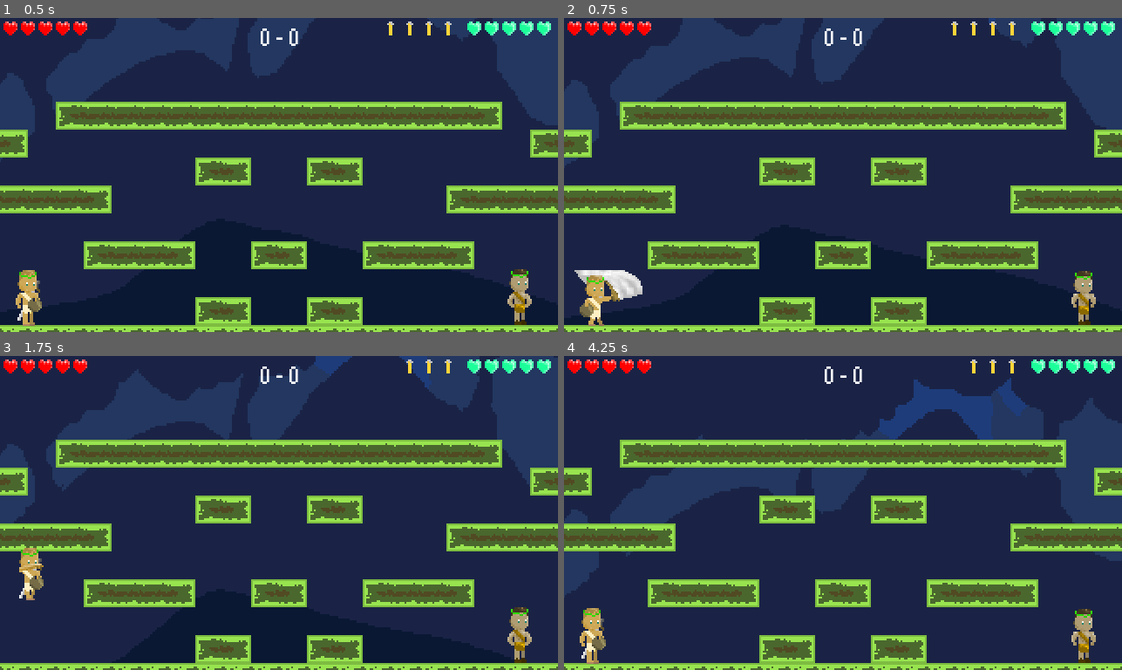
Above: before the commit, frames 1-4 (two rows, left to right).
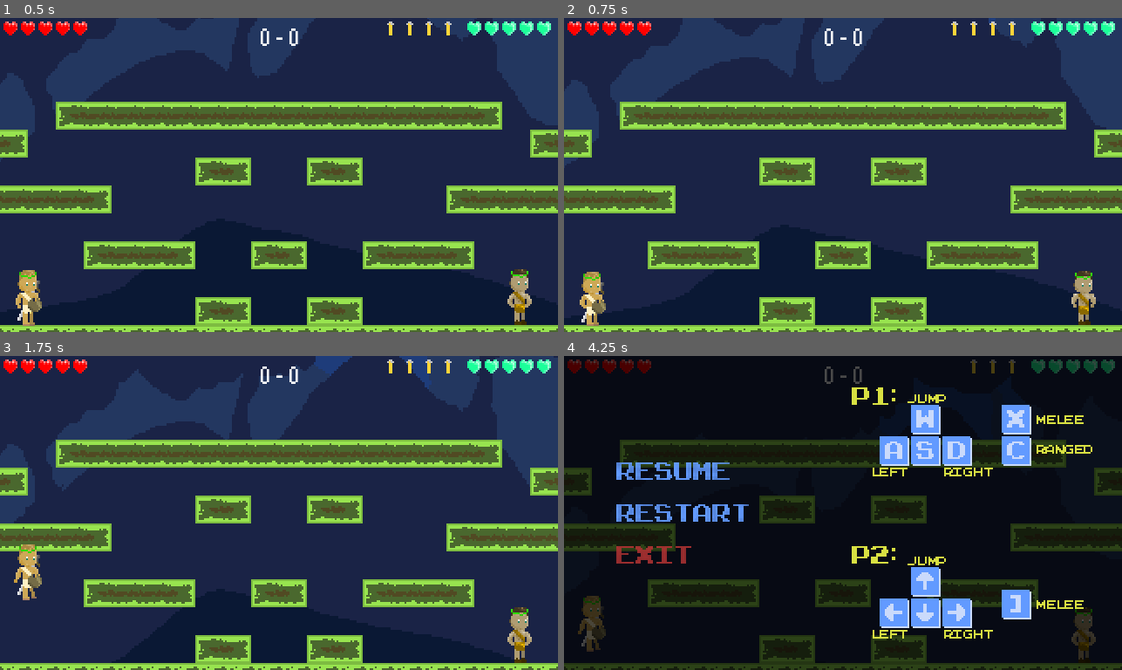
Above: after the commit, the same moments.

Repository: m4tthw-xu/Prometheus
Game: Godot game, scene res://Multiplayer.tscn
Same seed, same stepped clock (60 frames per second), same inputs: the game is played once before the commit and once after it. This scene is started directly instead of the project's main scene.
Inputs:
- Up to frame 1 (0.5 s): no input
- Up to frame 2 (0.75 s): tap Enter at 0.5 s; tap G (ui_g) at 0.6 s
- Up to frame 3 (1.75 s): tap Space (ui_accept) at 0.77, 1.07, 1.52 s; tap H (ui_h) at 0.8, 1.35 s; tap T (ui_t) at 1.55 s
- Up to frame 4 (4.25 s): tap Space (ui_accept) at 1.82, 3.02, 3.32, 3.77, 4.07 s; tap T (ui_t) at 2.1 s; tap C (ui_c, bound only after the commit) at 2.3, 2.85 s; tap V (ui_v, bound only after the commit) at 3.05, 3.6 s; tap X (ui_x, bound only after the commit) at 3.8 s; tap Escape (ui_cancel) at 4.15 s

Frame 1 is identical in both runs. In frame 2, 1.1% of the frame differs, in the area x 1-15%, y 80-99%; in frame 3, 0.4%; in frame 4, 100%, in the area x 0-100%, y 0-100%.

Commit message:
Bug fixes

Diff:
--- a/Prometheus/CharCreate.tscn
+++ b/Prometheus/CharCreate.tscn
@@ -1,8 +1,9 @@
-[gd_scene load_steps=22 format=2]
+[gd_scene load_steps=24 format=2]
 
 [ext_resource path="res://intro5(charactercreation).png" type="Texture" id=1]
 [ext_resource path="res://customPlayer.tscn" type="PackedScene" id=2]
 [ext_resource path="res://CharCreateMain.gd" type="Script" id=3]
+[ext_resource path="res://Fonts/orange kid.ttf" type="DynamicFontData" id=4]
 
 [sub_resource type="Theme" id=1]
 
@@ -136,6 +137,10 @@
 
 [sub_resource type="StyleBoxFlat" id=18]
 bg_color = Color( 0.6, 0.6, 0.6, 0 )
+
+[sub_resource type="DynamicFont" id=19]
+size = 12
+font_data = ExtResource( 4 )
 
 [node name="Node2D" type="Node2D"]
 script = ExtResource( 3 )
@@ -558,6 +563,18 @@
 custom_styles/pressed = SubResource( 16 )
 custom_styles/focus = SubResource( 17 )
 custom_styles/normal = SubResource( 18 )
+__meta__ = {
+"_edit_use_anchors_": false
+}
+
+[node name="Label" type="Label" parent="."]
+margin_left = 4.0
+margin_top = 165.0
+margin_right = 184.0
+margin_bottom = 180.0
+custom_fonts/font = SubResource( 19 )
+text = "Press SPACE to continue"
+align = 1
 __meta__ = {
 "_edit_use_anchors_": false
 }
--- a/Prometheus/CharCreateMain.gd
+++ b/Prometheus/CharCreateMain.gd
@@ -13,5 +13,5 @@
 
 # Called every frame. 'delta' is the elapsed time since the previous frame.
 func _process(delta):
-	if Input.is_action_just_pressed("ui_cancel"):
+	if Input.is_action_just_pressed("ui_cancel") or Input.is_action_just_pressed("ui_accept"):
 		get_tree().change_scene("res://intropart2.tscn")
--- a/Prometheus/Gaea.gd
+++ b/Prometheus/Gaea.gd
@@ -39,6 +39,8 @@
 
 var gaea_x_pos = 0;
 var facing = "left"
+
+var max_golem_count = 2
 
 func _randomize_golem_spawn():
 	golem_x_spawn_rand.randomize()
@@ -130,7 +132,7 @@
 func _on_AttackTimer_timeout():
 	if previous_animation != "dead":
 
-		if MasterData.golem_count < 3 && !is_dead:
+		if MasterData.golem_count < max_golem_count && !is_dead:
 			jump_disable = true
 			$AnimatedSprite.play("attack")
 			var golem = GOLEM.instance()
--- a/Prometheus/GaeaFight.tscn
+++ b/Prometheus/GaeaFight.tscn
@@ -7,7 +7,7 @@
 [ext_resource path="res://GaeaFight.gd" type="Script" id=5]
 [ext_resource path="res://forestBoss.mp3" type="AudioStream" id=6]
 
-[node name="Node2D" type="Node2D"]
+[node name="GaeaFight" type="Node2D"]
 script = ExtResource( 5 )
 
 [node name="AudioStreamPlayer2D" type="AudioStreamPlayer2D" parent="."]
--- a/Prometheus/Multiplayer.gd
+++ b/Prometheus/Multiplayer.gd
@@ -13,6 +13,7 @@
 	$Sprite.position.y = $Sprite.position.y + speed
 
 func _physics_process(delta):
+
 	if $Sprite.position.y <= -1792:
 		speed = 0.25
 	elif $Sprite.position.y >= 2000:
--- a/Prometheus/Multiplayer.tscn
+++ b/Prometheus/Multiplayer.tscn
@@ -7,6 +7,11 @@
 [ext_resource path="res://Player2.tscn" type="PackedScene" id=5]
 [ext_resource path="res://Sprites/full_heart2.png" type="Texture" id=6]
 [ext_resource path="res://backbanner.png" type="Texture" id=7]
+[ext_resource path="res://Sprites/resume_button.png" type="Texture" id=8]
+[ext_resource path="res://Sprites/exit_button.png" type="Texture" id=9]
+[ext_resource path="res://Sprites/restart_button.png" type="Texture" id=10]
+[ext_resource path="res://Sprites/2playerpausemenucontrol-export.png" type="Texture" id=11]
+[ext_resource path="res://MultiplayerPause.gd" type="Script" id=12]
 
 [sub_resource type="DynamicFont" id=1]
 font_data = ExtResource( 3 )
@@ -60,3 +65,70 @@
 [node name="heart5" type="Sprite" parent="."]
 position = Vector2( 272, 6 )
 texture = ExtResource( 6 )
+
+[node name="CanvasLayer" type="CanvasLayer" parent="."]
+
+[node name="MultiplayerPause" type="Control" parent="CanvasLayer"]
+pause_mode = 2
+visible = false
+margin_right = 320.0
+margin_bottom = 180.0
+script = ExtResource( 12 )
+__meta__ = {
+"_edit_use_anchors_": false
+}
+
+[node name="ColorRect" type="ColorRect" parent="CanvasLayer/MultiplayerPause"]
+margin_right = 320.0
+margin_bottom = 180.0
+color = Color( 0, 0, 0, 0.709804 )
+__meta__ = {
+"_edit_use_anchors_": false
+}
+
+[node name="TextureRect" type="TextureRect" parent="CanvasLayer/MultiplayerPause"]
+margin_left = 160.0
+margin_top = 13.0
+margin_right = 320.0
+margin_bottom = 193.0
+texture = ExtResource( 11 )
+__meta__ = {
+"_edit_use_anchors_": false
+}
+
+[node name="MarginContainer" type="MarginContainer" parent="CanvasLayer/MultiplayerPause"]
+margin_left = 30.0
+margin_right = 106.0
+margin_bottom = 180.0
+__meta__ = {
+"_edit_use_anchors_": false
+}
+
+[node name="VBoxContainer" type="VBoxContainer" parent="CanvasLayer/MultiplayerPause/MarginContainer"]
+margin_right = 76.0
+margin_bottom = 180.0
+rect_min_size = Vector2( 0, 180 )
+custom_constants/separation = 14
+alignment = 1
+
+[node name="Resume" type="TextureButton" parent="CanvasLayer/MultiplayerPause/MarginContainer/VBoxContainer"]
+margin_top = 61.0
+margin_right = 76.0
+margin_bottom = 71.0
+texture_normal = ExtResource( 8 )
+
+[node name="Restart" type="TextureButton" parent="CanvasLayer/MultiplayerPause/MarginContainer/VBoxContainer"]
+margin_top = 85.0
+margin_right = 76.0
+margin_bottom = 95.0
+texture_normal = ExtResource( 10 )
+
+[node name="Exit" type="TextureButton" parent="CanvasLayer/MultiplayerPause/MarginContainer/VBoxContainer"]
+margin_top = 109.0
+margin_right = 76.0
+margin_bottom = 119.0
+texture_normal = ExtResource( 9 )
+
+[connection signal="pressed" from="CanvasLayer/MultiplayerPause/MarginContainer/VBoxContainer/Resume" to="CanvasLayer/MultiplayerPause" method="_on_Resume_pressed"]
+[connection signal="pressed" from="CanvasLayer/MultiplayerPause/MarginContainer/VBoxContainer/Restart" to="CanvasLayer/MultiplayerPause" method="_on_Restart_pressed"]
+[connection signal="pressed" from="CanvasLayer/MultiplayerPause/MarginContainer/VBoxContainer/Exit" to="CanvasLayer/MultiplayerPause" method="_on_Exit_pressed"]
--- /dev/null
+++ b/Prometheus/MultiplayerPause.gd
@@ -0,0 +1,24 @@
+extends Control
+
+
+func _input(event):
+	if event.is_action_pressed("ui_pause") or event.is_action_pressed("ui_cancel"):
+		pause()
+
+func pause():
+	var new_pause_state = not get_tree().paused
+	get_tree().paused = new_pause_state
+	visible = new_pause_state
+
+
+func _on_Resume_pressed():
+	pause()
+
+
+func _on_Restart_pressed():
+	get_tree().change_scene("res://" + get_tree().get_current_scene().name + ".tscn")
+
+
+func _on_Exit_pressed():
+	pause()
+	get_tree().change_scene("res://TitleScreen.tscn")
--- a/Prometheus/Player.gd
+++ b/Prometheus/Player.gd
@@ -114,6 +114,9 @@
 		$CanvasLayer/PlayerStats/heart5.position.y = 6
 		$CanvasLayer/PlayerStats/HBoxContainer.visible = false
 
+	print(get_tree().get_current_scene().name)
+	if get_tree().get_current_scene().name.find("Gaea") != -1:
+		$Camera2D.limit_top = 0
 
 
 # tracks the time elapsed to calculate how the player accelerates
@@ -209,7 +212,7 @@
 
 
 		# player can only attack after shooting animation completes
-		if Input.is_action_just_pressed("ui_t") && MasterData.spear_charges != 0:
+		if Input.is_action_just_pressed("ui_c") && MasterData.spear_charges != 0:
 			print(MasterData.spear_charges)
 			if $AnimatedSprite.animation != "sword" and spear_delay == false:
 				is_attacking = true
@@ -235,7 +238,7 @@
 					spear.set_fireball_direction(-1)
 				get_parent().add_child(spear)
 				spear.position = $Position2D.global_position
-		if Input.is_action_just_pressed("ui_g"):
+		if Input.is_action_just_pressed("ui_x"):
 			if $AnimatedSprite.animation != "spear" and sword_delay == false:
 				is_attacking = true
 				sword_delay = true
@@ -266,7 +269,7 @@
 
 
 		#spawns a wall on left and right side of the player
-		if Input.is_action_just_pressed("ui_h"):
+		if Input.is_action_just_pressed("ui_v") and get_tree().get_current_scene().name.find("Multiplayer") == -1:
 			if is_attacking == false && wall_delay == false && on_ground == true:
 				wall_delay = true
 				$WallTimer.start()
--- a/Prometheus/Player.tscn
+++ b/Prometheus/Player.tscn
@@ -13,114 +13,114 @@
 [ext_resource path="res://Sprites/Prom/promdeath.png" type="Texture" id=11]
 [ext_resource path="res://spearitem.png" type="Texture" id=12]
 
+[sub_resource type="AtlasTexture" id=25]
+atlas = ExtResource( 7 )
+region = Rect2( 0, 0, 48, 32 )
+
+[sub_resource type="AtlasTexture" id=26]
+atlas = ExtResource( 7 )
+region = Rect2( 48, 0, 48, 32 )
+
+[sub_resource type="AtlasTexture" id=27]
+atlas = ExtResource( 7 )
+region = Rect2( 0, 32, 48, 32 )
+
+[sub_resource type="AtlasTexture" id=28]
+atlas = ExtResource( 7 )
+region = Rect2( 48, 32, 48, 32 )
+
+[sub_resource type="AtlasTexture" id=39]
+atlas = ExtResource( 11 )
+region = Rect2( 0, 0, 16, 32 )
+
+[sub_resource type="AtlasTexture" id=40]
+atlas = ExtResource( 11 )
+region = Rect2( 16, 0, 16, 32 )
+
+[sub_resource type="AtlasTexture" id=41]
+atlas = ExtResource( 11 )
+region = Rect2( 32, 0, 16, 32 )
+
+[sub_resource type="AtlasTexture" id=42]
+atlas = ExtResource( 11 )
+region = Rect2( 48, 0, 16, 32 )
+
+[sub_resource type="AtlasTexture" id=43]
+atlas = ExtResource( 11 )
+region = Rect2( 64, 0, 16, 32 )
+
+[sub_resource type="AtlasTexture" id=44]
+atlas = ExtResource( 11 )
+region = Rect2( 0, 32, 16, 32 )
+
+[sub_resource type="AtlasTexture" id=46]
+atlas = ExtResource( 11 )
+region = Rect2( 32, 32, 16, 32 )
+
+[sub_resource type="AtlasTexture" id=48]
+atlas = ExtResource( 11 )
+region = Rect2( 64, 32, 16, 32 )
+
+[sub_resource type="AtlasTexture" id=49]
+atlas = ExtResource( 11 )
+region = Rect2( 64, 64, 16, 32 )
+
+[sub_resource type="AtlasTexture" id=11]
+atlas = ExtResource( 4 )
+region = Rect2( 0, 0, 16, 32 )
+
+[sub_resource type="AtlasTexture" id=12]
+atlas = ExtResource( 4 )
+region = Rect2( 16, 0, 16, 32 )
+
+[sub_resource type="AtlasTexture" id=13]
+atlas = ExtResource( 4 )
+region = Rect2( 32, 0, 16, 32 )
+
+[sub_resource type="AtlasTexture" id=14]
+atlas = ExtResource( 4 )
+region = Rect2( 48, 0, 16, 32 )
+
+[sub_resource type="AtlasTexture" id=15]
+atlas = ExtResource( 4 )
+region = Rect2( 0, 32, 16, 32 )
+
+[sub_resource type="AtlasTexture" id=16]
+atlas = ExtResource( 4 )
+region = Rect2( 16, 32, 16, 32 )
+
+[sub_resource type="AtlasTexture" id=17]
+atlas = ExtResource( 4 )
+region = Rect2( 32, 32, 16, 32 )
+
+[sub_resource type="AtlasTexture" id=22]
+atlas = ExtResource( 6 )
+region = Rect2( 0, 0, 32, 32 )
+
+[sub_resource type="AtlasTexture" id=23]
+atlas = ExtResource( 6 )
+region = Rect2( 32, 0, 32, 32 )
+
+[sub_resource type="AtlasTexture" id=24]
+atlas = ExtResource( 6 )
+region = Rect2( 0, 32, 32, 32 )
+
+[sub_resource type="AtlasTexture" id=18]
+atlas = ExtResource( 3 )
+region = Rect2( 48, 0, 16, 32 )
+
+[sub_resource type="AtlasTexture" id=19]
+atlas = ExtResource( 3 )
+region = Rect2( 0, 32, 16, 32 )
+
+[sub_resource type="AtlasTexture" id=20]
+atlas = ExtResource( 3 )
+region = Rect2( 16, 32, 16, 32 )
+
 [sub_resource type="AtlasTexture" id=21]
 atlas = ExtResource( 3 )
 region = Rect2( 48, 0, 16, 32 )
 
-[sub_resource type="AtlasTexture" id=25]
-atlas = ExtResource( 7 )
-region = Rect2( 0, 0, 48, 32 )
-
-[sub_resource type="AtlasTexture" id=26]
-atlas = ExtResource( 7 )
-region = Rect2( 48, 0, 48, 32 )
-
-[sub_resource type="AtlasTexture" id=27]
-atlas = ExtResource( 7 )
-region = Rect2( 0, 32, 48, 32 )
-
-[sub_resource type="AtlasTexture" id=28]
-atlas = ExtResource( 7 )
-region = Rect2( 48, 32, 48, 32 )
-
-[sub_resource type="AtlasTexture" id=11]
-atlas = ExtResource( 4 )
-region = Rect2( 0, 0, 16, 32 )
-
-[sub_resource type="AtlasTexture" id=12]
-atlas = ExtResource( 4 )
-region = Rect2( 16, 0, 16, 32 )
-
-[sub_resource type="AtlasTexture" id=13]
-atlas = ExtResource( 4 )
-region = Rect2( 32, 0, 16, 32 )
-
-[sub_resource type="AtlasTexture" id=14]
-atlas = ExtResource( 4 )
-region = Rect2( 48, 0, 16, 32 )
-
-[sub_resource type="AtlasTexture" id=15]
-atlas = ExtResource( 4 )
-region = Rect2( 0, 32, 16, 32 )
-
-[sub_resource type="AtlasTexture" id=16]
-atlas = ExtResource( 4 )
-region = Rect2( 16, 32, 16, 32 )
-
-[sub_resource type="AtlasTexture" id=17]
-atlas = ExtResource( 4 )
-region = Rect2( 32, 32, 16, 32 )
-
-[sub_resource type="AtlasTexture" id=39]
-atlas = ExtResource( 11 )
-region = Rect2( 0, 0, 16, 32 )
-
-[sub_resource type="AtlasTexture" id=40]
-atlas = ExtResource( 11 )
-region = Rect2( 16, 0, 16, 32 )
-
-[sub_resource type="AtlasTexture" id=41]
-atlas = ExtResource( 11 )
-region = Rect2( 32, 0, 16, 32 )
-
-[sub_resource type="AtlasTexture" id=42]
-atlas = ExtResource( 11 )
-region = Rect2( 48, 0, 16, 32 )
-
-[sub_resource type="AtlasTexture" id=43]
-atlas = ExtResource( 11 )
-region = Rect2( 64, 0, 16, 32 )
-
-[sub_resource type="AtlasTexture" id=44]
-atlas = ExtResource( 11 )
-region = Rect2( 0, 32, 16, 32 )
-
-[sub_resource type="AtlasTexture" id=46]
-atlas = ExtResource( 11 )
-region = Rect2( 32, 32, 16, 32 )
-
-[sub_resource type="AtlasTexture" id=48]
-atlas = ExtResource( 11 )
-region = Rect2( 64, 32, 16, 32 )
-
-[sub_resource type="AtlasTexture" id=49]
-atlas = ExtResource( 11 )
-region = Rect2( 64, 64, 16, 32 )
-
-[sub_resource type="AtlasTexture" id=22]
-atlas = ExtResource( 6 )
-region = Rect2( 0, 0, 32, 32 )
-
-[sub_resource type="AtlasTexture" id=23]
-atlas = ExtResource( 6 )
-region = Rect2( 32, 0, 32, 32 )
-
-[sub_resource type="AtlasTexture" id=24]
-atlas = ExtResource( 6 )
-region = Rect2( 0, 32, 32, 32 )
-
-[sub_resource type="AtlasTexture" id=18]
-atlas = ExtResource( 3 )
-region = Rect2( 48, 0, 16, 32 )
-
-[sub_resource type="AtlasTexture" id=19]
-atlas = ExtResource( 3 )
-region = Rect2( 0, 32, 16, 32 )
-
-[sub_resource type="AtlasTexture" id=20]
-atlas = ExtResource( 3 )
-region = Rect2( 16, 32, 16, 32 )
-
 [sub_resource type="AtlasTexture" id=9]
 atlas = ExtResource( 1 )
 region = Rect2( 0, 0, 16, 32 )
@@ -131,26 +131,21 @@
 
 [sub_resource type="SpriteFrames" id=8]
 animations = [ {
-"frames": [ SubResource( 21 ) ],
-"loop": false,
-"name": "jump",
-"speed": 12.0
-}, {
 "frames": [ SubResource( 25 ), SubResource( 26 ), SubResource( 27 ), SubResource( 28 ) ],
 "loop": false,
 "name": "sword",
 "speed": 15.0
+}, {
+"frames": [ SubResource( 39 ), SubResource( 40 ), SubResource( 41 ), SubResource( 42 ), SubResource( 43 ), SubResource( 44 ), SubResource( 46 ), SubResource( 48 ), SubResource( 49 ) ],
+"loop": false,
+"name": "death",
+"speed": 5.0
 }, {
 "frames": [ SubResource( 11 ), SubResource( 12 ), SubResource( 13 ), SubResource( 14 ), SubResource( 15 ), SubResource( 16 ), SubResource( 17 ) ],
 "loop": true,
 "name": "run",
 "speed": 12.0
 }, {
-"frames": [ SubResource( 39 ), SubResource( 40 ), SubResource( 41 ), SubResource( 42 ), SubResource( 43 ), SubResource( 44 ), SubResource( 46 ), SubResource( 48 ), SubResource( 49 ) ],
-"loop": false,
-"name": "death",
-"speed": 5.0
-}, {
 "frames": [ SubResource( 22 ), SubResource( 23 ), SubResource( 24 ) ],
 "loop": false,
 "name": "spear",
@@ -160,6 +155,11 @@
 "loop": false,
 "name": "fall",
 "speed": 5.0
+}, {
+"frames": [ SubResource( 21 ) ],
+"loop": false,
+"name": "jump",
+"speed": 12.0
 }, {
 "frames": [ SubResource( 9 ), SubResource( 10 ) ],
 "loop": true,
@@ -198,6 +198,7 @@
 [node name="AnimatedSprite" type="AnimatedSprite" parent="."]
 frames = SubResource( 8 )
 animation = "idle"
+frame = 1
 playing = true
 
 [node name="CollisionShape2D" type="CollisionShape2D" parent="."]
--- a/Prometheus/Slime.tscn
+++ b/Prometheus/Slime.tscn
@@ -93,7 +93,6 @@
 [node name="AnimatedSprite" type="AnimatedSprite" parent="."]
 frames = SubResource( 5 )
 animation = "idle"
-frame = 1
 playing = true
 
 [node name="CollisionShape2D" type="CollisionShape2D" parent="."]
--- a/Prometheus/Spear.gd
+++ b/Prometheus/Spear.gd
@@ -39,6 +39,8 @@
 		if enemy_name in body.name:
 			if enemy_name == "Golem" or enemy_name == "Dionysus" or enemy_name == "Zeus":
 				body.decreaseHealth();
+			if enemy_name == "Slime":
+				body.dead()
 		elif enemy_name in body.name:
 			body.dead()
 			enemy_killed()
--- a/Prometheus/StageOne.gd
+++ b/Prometheus/StageOne.gd
@@ -7,7 +7,7 @@
 	MasterData.enemies_slain_stage_one = 0
 	MasterData.enemies_slain_stage_two = 0
 	MasterData.enemies_slain_stage_three = 0
-	MasterData.health = 60
+	MasterData.health = 100
 	MasterData.spear_charges = 4
 	$AudioStreamPlayer2D.play()
 	MasterData.player_location = "StageOne"
--- a/Prometheus/StageThree.tscn
+++ b/Prometheus/StageThree.tscn
@@ -28,7 +28,7 @@
 tile_data = PoolIntArray( -3211265, 7, 0, -3276780, 7, 0, -3145729, 7, 0, -3211244, 7, 0, -3080193, 7, 0, -3145708, 7,  …(5260 unchanged characters)…
 
 [node name="Player" parent="." instance=ExtResource( 3 )]
-position = Vector2( 41, 156 )
+position = Vector2( 38, 159 )
 
 [node name="ChangeStage" parent="." instance=ExtResource( 4 )]
 position = Vector2( 160, -703 )
--- a/Prometheus/StageTwo.gd
+++ b/Prometheus/StageTwo.gd
@@ -1,7 +1,7 @@
 extends Node2D
 
 func _ready():
-	MasterData.health = 80
+	MasterData.health = 100
 	MasterData.player_location = "StageTwo"
 	$AudioStreamPlayer2D2.play()
 	$AudioStreamPlayer2D.play()
--- a/Prometheus/project.godot
+++ b/Prometheus/project.godot
@@ -11,7 +11,7 @@
 [application]
 
 config/name="Prometheus"
-run/main_scene="res://FinalBoss.tscn"
+run/main_scene="res://StageOne.tscn"
 boot_splash/image="res://Sprites/boot_splash.png"
 config/icon="res://Sprites/Title.png"
 
@@ -115,6 +115,21 @@
 "events": [ Object(InputEventKey,"resource_local_to_scene":false,"resource_name":"","device":0,"alt":false,"shift":false,"control":false,"meta":false,"command":false,"pressed":false,"scancode":0,"physical_scancode":125,"unicode":0,"echo":false,"script":null)
  ]
 }
+ui_x={
+"deadzone": 0.5,
+"events": [ Object(InputEventKey,"resource_local_to_scene":false,"resource_name":"","device":0,"alt":false,"shift":false,"control":false,"meta":false,"command":false,"pressed":false,"scancode":0,"physical_scancode":88,"unicode":0,"echo":false,"script":null)
+ ]
+}
+ui_c={
+"deadzone": 0.5,
+"events": [ Object(InputEventKey,"resource_local_to_scene":false,"resource_name":"","device":0,"alt":false,"shift":false,"control":false,"meta":false,"command":false,"pressed":false,"scancode":0,"physical_scancode":67,"unicode":0,"echo":false,"script":null)
+ ]
+}
+ui_v={
+"deadzone": 0.5,
+"events": [ Object(InputEventKey,"resource_local_to_scene":false,"resource_name":"","device":0,"alt":false,"shift":false,"control":false,"meta":false,"command":false,"pressed":false,"scancode":0,"physical_scancode":86,"unicode":0,"echo":false,"script":null)
+ ]
+}
 
 [layer_names]
 
Not shown: 1 places in Prometheus/Multiplayer.tscn that only renumber resources
Binary file added: Prometheus/Sprites/2playerpausemenucontrol-export.png
Not shown, added: Prometheus/Sprites/2playerpausemenucontrol-export.png.import
Not shown, changed: Prometheus/export_presets.cfg
Not shown, changed: Prometheus.exe
Not shown, changed: Prometheus.pck
